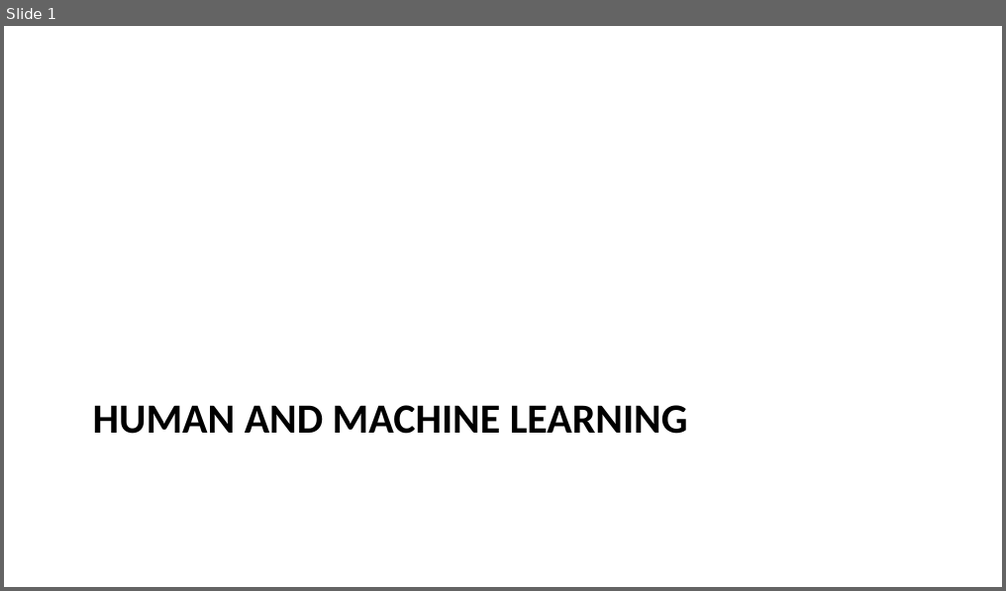
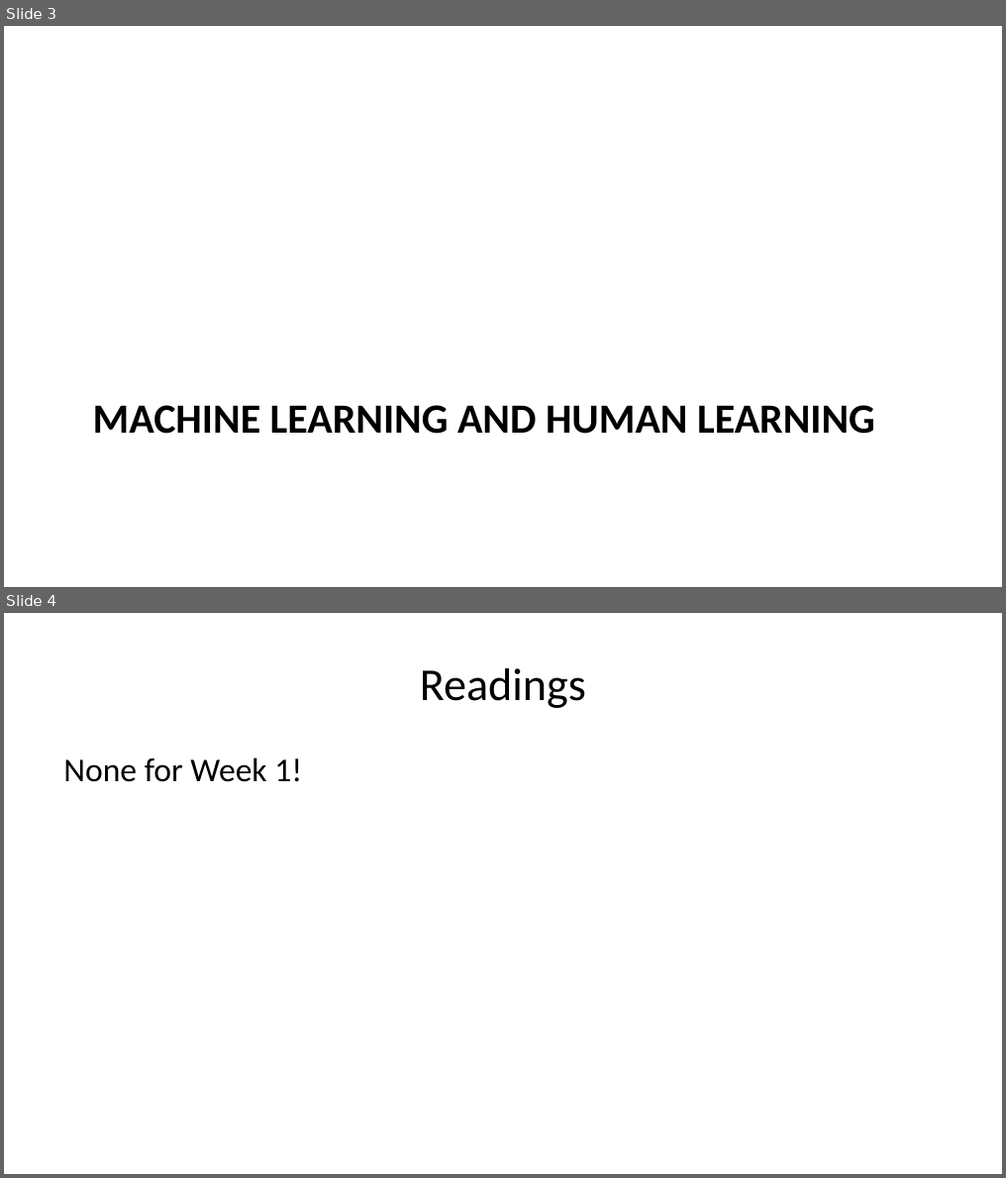
Before and after one commit to liammagee/night-owl, a slide deck: lectures/lecture-1.pptx. Shown one above the other, each under a label of ours: slide 1 before the commit, slides 3 and 4 after it. The pictures are 1006x591 and 1006x1178 pixels, drawn with LibreOffice and Linux fonts; fonts in the diff are those of the drawing. Boxes give left, top, right and bottom in pixels: in the first picture for what was removed or moved away, otherwise in the second. Text is boxed around its words. In the diff, an @@ line names an element or a change of style, - is before the commit and + after.

```diff
--- a/lectures/lecture-1.pptx
+++ b/lectures/lecture-1.pptx
@@ slide 4 added at (4, 613, 1002, 1174), background #FFFFFF @@
@@ title added at (420, 668, 586, 708), 33 pt, text #000000 @@
+Readings
@@ text added at (63, 758, 302, 782), 24 pt, text #000000 @@
+None for Week 1!
@@ what was slide 1 is now slide 3 @@
@@ slide 3 changed as well @@
@@ title at (93, 405, 875, 434): text changed @@
-HUMAN AND MACHINE LEARNING
+MACHINE LEARNING AND HUMAN LEARNING
```
Also in this commit, not shown: 9 other slides changed, 4 other slides added, 3 slides removed, 12 other files.
